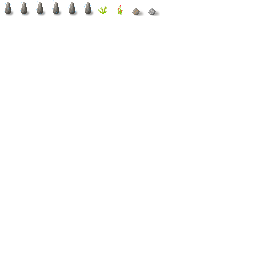
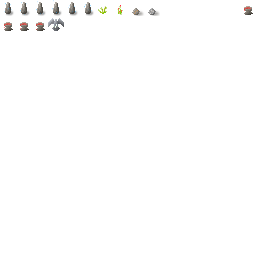
Layers edited between the first and the second 256×256 image:
painted on "Top" over [4, 8, 245, 30]
painted on "Foreground" over [4, 6, 253, 31]
